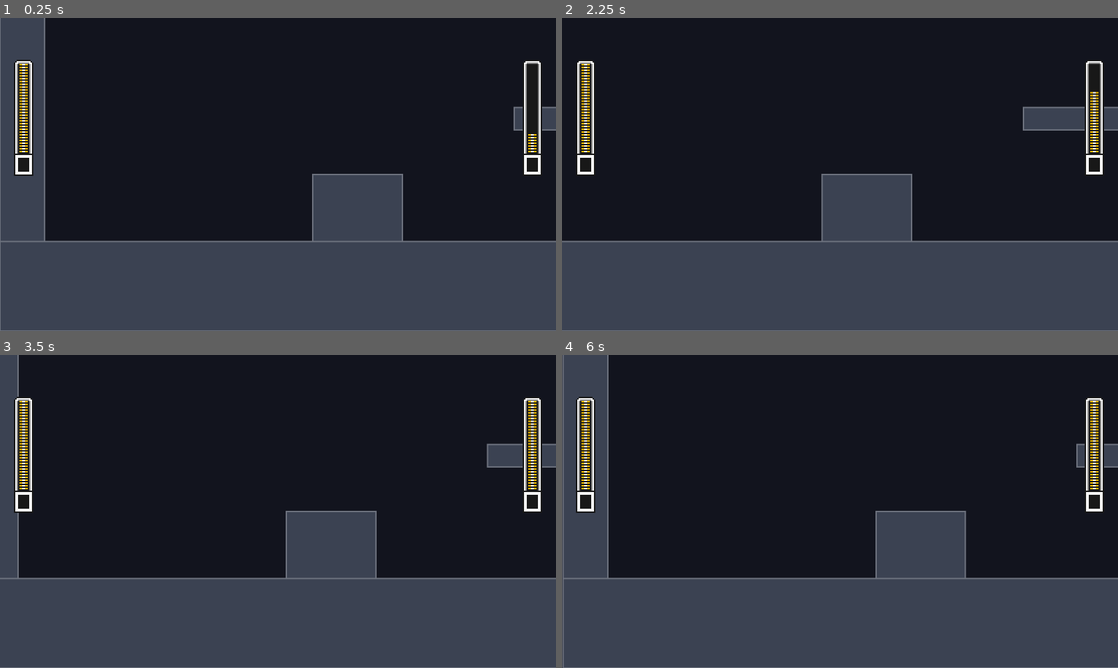
Above: before the commit, frames 1-4 (two rows, left to right).
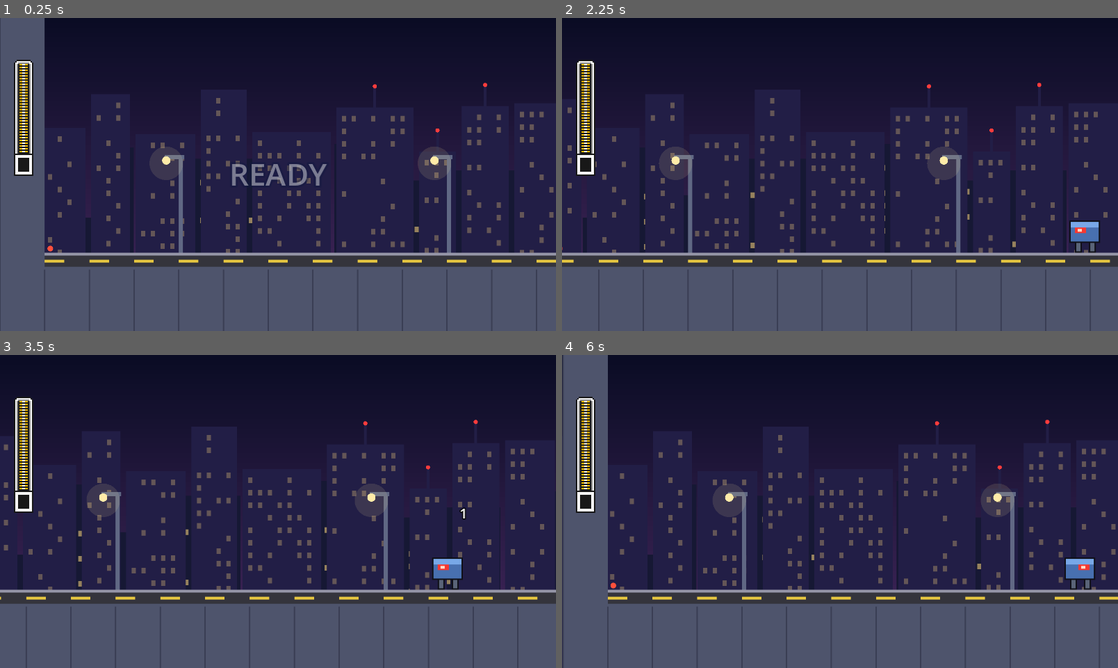
Above: after the commit, the same moments.

Repository: raphaelgiovanini/mmx-godot4
Game: Godot game, scene res://scenes/stages/highway.tscn
Same seed, same stepped clock (60 frames per second), same inputs: the game is played once before the commit and once after it. Before the commit the project starts from res://scenes/stages/test_room.tscn.
Inputs (mouse positions are in pixels of both pictures, inside the frame that each line leads up to):
- Up to frame 1 (0.25 s): no input
- Up to frame 2 (2.25 s): tap Enter at 0.5, 2 s; move the mouse to (962, 158) at 0.52 s; hold Right (right) 0.53-1.28 s; hold A (dash) 0.53-1.28 s; click (962, 158) at 0.67 s; tap S (jump) at 0.77, 1.07, 1.52, 1.82 s; tap Space at 1.25 s; move the mouse to (728, 190) at 1.27 s; hold Down (down) 1.28-2.03 s; tap B (buster_next) at 1.35 s; tap A (dash) at 1.55 s; move the mouse to (895, 105) at 2.02 s; hold Right (right) from 2.03 s (still down); hold A (dash) from 2.03 s (still down)
- Up to frame 3 (3.5 s): move the mouse to (250, 574) at 2.77 s; release Right (right) at 2.78 s; release A (dash) at 2.78 s; hold F2 (pace_up) from 2.78 s (still down); tap D (fire) at 2.85 s; click (250, 574) at 2.92 s; tap S (jump) at 3.02, 3.32 s; tap A (dash) at 3.05 s
- Up to frame 4 (6 s): move the mouse to (1006, 558) at 3.52 s; release F2 (pace_up) at 3.53 s; hold A (dash) 3.53-4.28 s; hold Left (left) 3.53-5.03 s; tap 3 (part_arms) at 3.6 s; tap S (jump) at 3.77, 4.07, 4.52, 4.82 s; tap Escape (pause) at 4.15 s; move the mouse to (673, 464) at 4.27 s; tap 2 (part_body) at 4.35 s; tap A (dash) at 4.55 s; tap Space at 5 s; move the mouse to (867, 511) at 5.02 s; hold Down (down) 5.03-5.78 s; hold A (dash) 5.03-5.78 s; tap 1 (part_head) at 5.1 s; click (867, 511) at 5.17 s; tap Enter at 5.75 s; move the mouse to (756, 433) at 5.77 s; hold Right (right) from 5.78 s (still down); tap 4 (part_legs) at 5.85 s

The runs differ from the first frame. In frame 1, 67% of the frame differs, in the area x 0-100%, y 0-100%; in frame 2, 65%; in frame 3, 66%; in frame 4, 67%.

Commit message:
Fase 1: Central Highway com inimigos, checkpoint e arena do Chill Penguin
Co-Authored-By: Claude Opus 5.5 <noreply@anthropic.com>

Diff:
--- a/project.godot
+++ b/project.godot
@@ -4,7 +4,7 @@
 [application]
 
 config/name="Mega Man X + X2 (Godot 4)"
-run/main_scene="res://scenes/stages/test_room.tscn"
+run/main_scene="res://scenes/stages/highway.tscn"
 config/features=PackedStringArray("4.7", "GL Compatibility")
 
 [display]
--- /dev/null
+++ b/scenes/stages/highway.tscn
@@ -0,0 +1,50 @@
+[gd_scene load_steps=8 format=3]
+
+[ext_resource type="Script" path="res://scripts/stage/highway.gd" id="1"]
+[ext_resource type="PackedScene" path="res://scenes/player/player.tscn" id="2"]
+[ext_resource type="Script" path="res://scripts/hud.gd" id="3"]
+[ext_resource type="Script" path="res://scripts/player/dash_fx.gd" id="4"]
+[ext_resource type="Script" path="res://scripts/ui/pause_menu.gd" id="5"]
+[ext_resource type="Script" path="res://scripts/ui/hud_bars.gd" id="6"]
+[ext_resource type="Script" path="res://scripts/stage/music.gd" id="9"]
+
+[node name="Highway" type="Node2D"]
+
+[node name="Music" type="AudioStreamPlayer" parent="."]
+script = ExtResource("9")
+intro = "res://assets/music/stage_intro.ogg"
+loop = "res://assets/music/stage_loop.ogg"
+
+[node name="Stage" type="Node2D" parent="."]
+script = ExtResource("1")
+blocks = Array[Rect2]([Rect2(-32, -200, 32, 456), Rect2(0, 176, 620, 80), Rect2(676, 176, 644, 80), Rect2(860, 152, 56, 24), Rect2(1100, 136, 72, 40), Rect2(1408, 176, 672, 80), Rect2(1640, 128, 96, 12), Rect2(1790, 84, 80, 12), Rect2(1900, 104, 24, 72), Rect2(2080, 208, 320, 48), Rect2(2400, 176, 998, 80), Rect2(2600, 152, 64, 24), Rect2(3398, -200, 32, 456)])
+
+[node name="Player" parent="." instance=ExtResource("2")]
+position = Vector2(48, 176)
+
+[node name="Camera" type="Camera2D" parent="Player"]
+position = Vector2(0, -24)
+limit_left = -32
+limit_top = -200
+limit_right = 3398
+limit_bottom = 232
+position_smoothing_enabled = false
+
+[node name="DashFX" type="Node2D" parent="Player"]
+script = ExtResource("4")
+camera_path = NodePath("../Camera")
+
+[node name="HUD" type="CanvasLayer" parent="."]
+script = ExtResource("3")
+player_path = NodePath("../Player")
+
+[node name="Health" type="Control" parent="HUD"]
+script = ExtResource("6")
+
+[node name="BossBar" type="Control" parent="HUD"]
+script = ExtResource("6")
+boss_mode = true
+
+[node name="PauseMenu" type="CanvasLayer" parent="."]
+script = ExtResource("5")
+player_path = NodePath("../Player")
--- a/scripts/enemies/boss.gd
+++ b/scripts/enemies/boss.gd
@@ -6,9 +6,9 @@
 ## Ao zerar: explosão e volta com a vida cheia depois de um tempo.
 
 signal hp_changed(hp: int, max_hp: int)
+signal defeated
 
 const ROOT := "res://assets/bosses/"
-const INVULN_FRAMES := 30   # placeholder; o X1 controla isso em bossHitDetectLoop (84:9B58)
 const RESPAWN_S := 2.5
 
 @export var boss_id := "chill_penguin"
@@ -16,6 +16,9 @@
 @export var emblem := "C"
 @export var color := Color("7fd0ff")
 @export var max_hp := 32
+@export var invuln_frames := 30   # placeholder; o X1 controla isso em bossHitDetectLoop (84:9B58)
+## Sala de teste: volta com a vida cheia. Na fase: morre de vez e emite defeated.
+@export var respawn := true
 ## Dano por arma: linha do chefe na tabela 86:EF37 do X1 (colunas ausentes = 1). Ver Projectile.weapon_col
 ## e Weapons.LIST "col". Chill Penguin: Fire Wave (0A) 3, carregado (13) 4; Chameleon Sting carregado (11) 0.
 @export var damage := {0: 1, 1: 2, 2: 3, 3: 3, 4: 32, 5: 2, 6: 2, 10: 3, 16: 2, 17: 0, 18: 2, 19: 4, 20: 2, 21: 2, 22: 2, 23: 2}
@@ -47,8 +50,8 @@
 func _physics_process(_delta: float) -> void:
 	_invuln = maxi(_invuln - 1, 0)
 	# Clarão branco nos primeiros frames do acerto (modulate acima de 1 clareia o sprite).
-	_sprite.modulate = Color(4, 4, 4) if _invuln > INVULN_FRAMES - 4 else Color.WHITE
-	_sprite.visible = hp > 0 and (_invuln == 0 or (_invuln / 2) % 2 == 0 or _invuln > INVULN_FRAMES - 4)
+	_sprite.modulate = Color(4, 4, 4) if _invuln > invuln_frames - 4 else Color.WHITE
+	_sprite.visible = hp > 0 and (_invuln == 0 or (_invuln / 2) % 2 == 0 or _invuln > invuln_frames - 4)
 
 
 ## Chamado pelo tiro. Devolve true se o tiro deve sumir (acertou).
@@ -59,7 +62,7 @@
 		return true
 	var dmg := maxi(0, roundi(damage.get(weapon_col, 1) * multiplier))
 	hp = maxi(hp - dmg, 0)
-	_invuln = INVULN_FRAMES
+	_invuln = invuln_frames
 	_popup(str(dmg), Color(1, 0.95, 0.5) if dmg >= 3 else Color.WHITE)
 	hp_changed.emit(hp, max_hp)
 	if hp == 0:
@@ -101,6 +104,9 @@
 		get_parent().add_child(burst)
 		get_tree().create_timer(i * 0.08).timeout.connect(func(): burst.emitting = true)
 		burst.finished.connect(burst.queue_free)
+	if not respawn:
+		defeated.emit()
+		return
 	get_tree().create_timer(RESPAWN_S).timeout.connect(func():
 		hp = max_hp
 		hp_changed.emit(hp, max_hp))
--- /dev/null
+++ b/scripts/enemies/enemy.gd
@@ -0,0 +1,153 @@
+class_name Enemy
+extends Boss
+## Inimigo comum da fase. Herda de Boss para que tiros, sabre e Giga Crush já o acertem (todos testam
+## `is Boss` e o grupo "boss"); a barra de chefe ignora Enemy. Desenhado em código, sem sprites.
+## Não bloqueia o jogador: encostar tira vida. Só age perto do jogador (fora da tela fica parado).
+##   WALKER  anda de um lado para o outro dentro de `patrol`
+##   FLYER   paira e mergulha no jogador quando ele chega perto
+##   TURRET  parado, atira bolas de energia na direção do jogador
+
+enum Kind { WALKER, FLYER, TURRET }
+
+const WAKE := 230.0
+const SIZE := {Kind.WALKER: Vector2(22, 22), Kind.FLYER: Vector2(18, 12), Kind.TURRET: Vector2(22, 16)}
+const HP := {Kind.WALKER: 4, Kind.FLYER: 2, Kind.TURRET: 6}
+const OUTLINE := Color8(16, 16, 24)
+
+@export var kind := Kind.WALKER
+@export var patrol := 64.0
+@export var contact := 2
+
+var _player: Player
+var _origin := Vector2.ZERO
+var _dir := -1
+var _t := 0
+var _dive := 0     # flyer: frames restantes do mergulho
+
+
+func _ready() -> void:
+	add_to_group(&"boss")
+	respawn = false
+	invuln_frames = 6
+	damage = {0: 1, 1: 2, 2: 4, 3: 4, 4: 8}
+	max_hp = HP[kind]
+	hp = max_hp
+	_origin = position
+	var shape := CollisionShape2D.new()
+	var box := RectangleShape2D.new()
+	box.size = SIZE[kind]
+	shape.shape = box
+	shape.position.y = -box.size.y / 2
+	add_child(shape)
+	defeated.connect(queue_free)
+
+
+func _physics_process(_delta: float) -> void:
+	if _player == null:
+		_player = get_tree().get_first_node_in_group(&"player")
+		if _player == null:
+			return
+		_player.add_collision_exception_with(self)
+	_t += 1
+	_invuln = maxi(_invuln - 1, 0)
+	modulate = Color(4, 4, 4) if _invuln > invuln_frames - 3 else Color.WHITE
+	if hp <= 0 or global_position.distance_to(_player.global_position) > WAKE:
+		queue_redraw()
+		return
+	match kind:
+		Kind.WALKER:
+			position.x += _dir * 0.75
+			if absf(position.x - _origin.x) > patrol:
+				position.x = _origin.x + signf(position.x - _origin.x) * patrol
+				_dir = -_dir
+		Kind.FLYER:
+			var to_player := _player.global_position + Vector2(0, -18) - global_position
+			if _dive == 0 and absf(to_player.x) < 110 and _t % 150 == 0:
+				_dive = 70
+			if _dive > 0:
+				_dive -= 1
+				position += to_player.limit_length(1.6)
+			else:
+				position = position.move_toward(_origin + Vector2(0, sin(_t * 0.06) * 10), 1.0)
+		Kind.TURRET:
+			if _t % 110 == 0:
+				var shot := EnemyShot.new()
+				shot.position = position + Vector2(0, -12)
+				shot.velocity = (_player.global_position + Vector2(0, -16) - global_position).normalized() * 2.0
+				get_parent().add_child(shot)
+	if _hurtbox().intersects(_player_box()):
+		_player.take_damage(contact)
+	queue_redraw()
+
+
+func _hurtbox() -> Rect2:
+	var s: Vector2 = SIZE[kind]
+	return Rect2(global_position - Vector2(s.x / 2, s.y), s)
+
+
+func _player_box() -> Rect2:
+	return Rect2(_player.global_position - Vector2(7, 30), Vector2(14, 30))
+
+
+func _draw() -> void:
+	var step := (_t / 8) % 2
+	match kind:
+		Kind.WALKER:
+			# Mecha de patrulha: corpo azul-aço, visor vermelho e pernas alternando.
+			var face := float(_dir)
+			for leg in [-6, 4]:
+				var lift := 2 if (step == 0) == (leg < 0) else 0
+				draw_rect(Rect2(leg - 1, -8 - lift, 5, 8 + lift), OUTLINE)
+				draw_rect(Rect2(leg, -8 - lift, 3, 7 + lift), Color8(90, 100, 120))
+			draw_rect(Rect2(-11, -23, 22, 16), OUTLINE)
+			draw_rect(Rect2(-10, -22, 20, 14), Color8(72, 112, 176))
+			draw_rect(Rect2(-10, -22, 20, 4), Color8(120, 168, 232))
+			draw_rect(Rect2(face * 3 - 4, -18, 8, 4), Color8(248, 56, 48))
+			draw_rect(Rect2(face * 3 - 2, -17, 3, 2), Color8(255, 220, 200))
+		Kind.FLYER:
+			# Drone-morcego: corpo roxo, asas batendo, olho amarelo.
+			var flap := -6.0 if step == 0 else 2.0
+			for side in [-1, 1]:
+				draw_colored_polygon(PackedVector2Array([Vector2(side * 4, -8), Vector2(side * 14, -8 + flap), Vector2(side * 10, -2)]), Color8(150, 90, 200))
+			draw_circle(Vector2(0, -6), 7, OUTLINE)
+			draw_circle(Vector2(0, -6), 6, Color8(110, 60, 160))
+			draw_circle(Vector2(0, -7), 2.5, Color8(255, 230, 80))
+		Kind.TURRET:
+			# Canhão de cúpula: base cinza, cano mirando o jogador.
+			var aim := Vector2.LEFT
+			if _player:
+				aim = (_player.global_position + Vector2(0, -16) - (global_position + Vector2(0, -10))).normalized()
+			draw_line(Vector2(0, -10), Vector2(0, -10) + aim * 13, OUTLINE, 6)
+			draw_line(Vector2(0, -10), Vector2(0, -10) + aim * 12, Color8(160, 160, 176), 4)
+			draw_circle(Vector2(0, -8), 8, OUTLINE)
+			draw_circle(Vector2(0, -8), 7, Color8(200, 120, 40))
+			draw_rect(Rect2(-11, -5, 22, 5), OUTLINE)
+			draw_rect(Rect2(-10, -4, 20, 4), Color8(110, 110, 124))
+			var glow := 0.5 + 0.5 * sin(_t * 0.15)
+			draw_circle(Vector2(0, -9), 2.5, Color(1, 0.3 + glow * 0.5, 0.2))
+
+
+## Bola de energia do TURRET: some na parede ou depois de 3 s; tira 2 de vida.
+class EnemyShot extends Node2D:
+	var velocity := Vector2.ZERO
+	var _life := 180
+
+	func _physics_process(_delta: float) -> void:
+		position += velocity
+		_life -= 1
+		var q := PhysicsPointQueryParameters2D.new()
+		q.position = global_position
+		var hits := get_world_2d().direct_space_state.intersect_point(q)
+		var wall := hits.any(func(h): return h.collider is StaticBody2D and not h.collider is Boss)
+		var player: Player = get_tree().get_first_node_in_group(&"player")
+		if player and Rect2(player.global_position - Vector2(7, 30), Vector2(14, 30)).has_point(global_position):
+			player.take_damage(2)
+			wall = true
+		if wall or _life <= 0:
+			queue_free()
+		queue_redraw()
+
+	func _draw() -> void:
+		draw_circle(Vector2.ZERO, 5, Color(1, 0.5, 0.1, 0.35))
+		draw_circle(Vector2.ZERO, 3, Color(1, 0.75, 0.3))
+		draw_circle(Vector2.ZERO, 1.5, Color.WHITE)
--- a/scripts/hud.gd
+++ b/scripts/hud.gd
@@ -7,8 +7,6 @@
 func _ready() -> void:
 	var player: Player = get_node(player_path)
 	$Health.player = player
-	var boss := get_tree().get_first_node_in_group(&"boss")
-	$BossBar.boss = boss
 	var menu := preload("res://scripts/ui/weapon_menu.gd").new()
 	menu.player = player
 	add_child(menu)
--- a/scripts/player/player.gd
+++ b/scripts/player/player.gd
@@ -5,6 +5,7 @@
 ## O visual é um nó filho trocável ("Visual") com show_state(pose, facing): sprite hoje, 2.5D depois.
 
 signal character_changed(character: Dictionary)
+signal died
 
 enum State { IDLE, WALK, AIR, DASH, WALL_SLIDE }
 
@@ -114,6 +115,7 @@
 
 
 func _ready() -> void:
+	add_to_group(&"player")
 	spawn_point = global_position
 	add_child(charge_fx)
 	set_character(character_id)
@@ -165,12 +167,17 @@
 	hp[id] = maxi(0, hp.get(id, max_hp()) - _reduced(amount))
 	invuln = INVULN_FRAMES
 	if hp[id] == 0:
-		# ponytail: sem animação de morte; volta ao início com a barra cheia.
-		hp[id] = max_hp()
-		shield = Shield.NONE
-		global_position = spawn_point
-		vx = 0.0
-		vy = 0.0
+		die()
+
+
+## ponytail: sem animação de morte; volta ao checkpoint (spawn_point) com a barra cheia.
+func die() -> void:
+	hp[health_id()] = max_hp()
+	shield = Shield.NONE
+	global_position = spawn_point
+	vx = 0.0
+	vy = 0.0
+	died.emit()
 
 
 ## Dano depois da armadura, como cada jogo faz na ROM (X1 84:9D41 arredonda para cima pelo stat).
--- /dev/null
+++ b/scripts/stage/highway.gd
@@ -0,0 +1,253 @@
+extends "res://scripts/stage/block_room.gd"
+## Fase 1: Central Highway (X1), refeita. Rodovia elevada à noite sobre a cidade, com buracos,
+## carros batidos, vigas e inimigos; termina numa arena fechada com o Chill Penguin.
+## Blocos com o fundo em DECK_BOTTOM são pista; os outros são carros e vigas.
+## Sem tiles por enquanto: tudo desenhado em código, colisão pela lista `blocks` (block_room.gd).
+
+const DECK_BOTTOM := 256.0
+const PIT_Y := 280.0             # abaixo disso: caiu no buraco
+const CHECKPOINT_X := 1420.0
+const GATE_X := 2984.0           # porta da arena
+const ARENA := Vector2(3000, 3398)
+const BOSS_AT := Vector2(3300, 176)
+const MUSIC := "res://assets/music/"
+
+## [tipo, x, y, patrulha]; tipo: Enemy.Kind
+const ENEMIES := [
+	[0, 380, 176, 60], [1, 560, 120, 0], [0, 800, 176, 50], [1, 980, 110, 0], [2, 1136, 136, 0],
+	[0, 1260, 176, 40], [2, 1520, 176, 0], [1, 1700, 60, 0], [0, 2010, 176, 40], [1, 2200, 140, 0],
+	[0, 2260, 208, 90], [2, 2520, 176, 0], [1, 2680, 120, 0], [0, 2840, 176, 70],
+]
+
+@onready var player: Player = $"../Player"
+@onready var camera: Camera2D = $"../Player/Camera"
+@onready var music: AudioStreamPlayer = $"../Music"
+var _checkpoint := false
+var _arena := false
+var _t := 0
+
+
+func _ready() -> void:
+	super()
+	for e in ENEMIES:
+		var en := Enemy.new()
+		en.kind = e[0]
+		en.position = Vector2(e[1], e[2])
+		en.patrol = e[3]
+		get_parent().add_child.call_deferred(en)
+	_build_background()
+	_banner("READY", 1.6)
+
+
+func _physics_process(_delta: float) -> void:
+	_t += 1
+	if player.global_position.y > PIT_Y:
+		player.die()
+	if not _checkpoint and player.global_position.x > CHECKPOINT_X:
+		_checkpoint = true
+		player.spawn_point = Vector2(CHECKPOINT_X, 176)
+		_banner("CHECKPOINT", 1.0)
+	if not _arena and player.global_position.x > ARENA.x + 24:
+		_enter_arena()
+	if _t % 4 == 0:
+		queue_redraw()   # luzes piscando
+
+
+## Fecha a porta atrás do jogador, prende a câmera na arena e chama o chefe.
+func _enter_arena() -> void:
+	_arena = true
+	var door := Rect2(GATE_X, 96, 16, 80)
+	blocks.append(door)
+	var body := StaticBody2D.new()
+	var shape := CollisionShape2D.new()
+	var box := RectangleShape2D.new()
+	box.size = door.size
+	shape.shape = box
+	shape.position = door.get_center()
+	body.add_child(shape)
+	add_child(body)
+	camera.limit_left = int(ARENA.x)
+	camera.limit_right = int(ARENA.y)
+	player.spawn_point = Vector2(ARENA.x + 40, 176)
+	var boss := Boss.new()
+	boss.respawn = false
+	boss.position = BOSS_AT
+	boss.defeated.connect(_stage_clear)
+	get_parent().add_child(boss)
+	music.play_track(MUSIC + "boss_intro.ogg", MUSIC + "boss_loop.ogg")
+	_banner("WARNING", 1.6, Color8(248, 56, 48))
+
+
+func _stage_clear() -> void:
+	music.play_track(MUSIC + "stage_clear.ogg", "")
+	_banner("STAGE CLEAR", 0.0)
+
+
+## Texto grande no meio da tela; some depois de `secs` (0 = fica).
+func _banner(text: String, secs: float, color := Color8(248, 248, 248)) -> void:
+	var layer := CanvasLayer.new()
+	var l := Label.new()
+	l.text = text
+	l.add_theme_font_size_override("font_size", 22)
+	l.add_theme_color_override("font_color", color)
+	l.add_theme_color_override("font_outline_color", Color8(16, 24, 64))
+	l.add_theme_constant_override("outline_size", 6)
+	l.set_anchors_preset(Control.PRESET_FULL_RECT)
+	l.horizontal_alignment = HORIZONTAL_ALIGNMENT_CENTER
+	l.vertical_alignment = VERTICAL_ALIGNMENT_CENTER
+	layer.add_child(l)
+	add_child(layer)
+	var tw := l.create_tween().set_loops(int(secs / 0.4) if secs > 0 else 0)
+	tw.tween_property(l, "modulate:a", 0.25, 0.2)
+	tw.tween_property(l, "modulate:a", 1.0, 0.2)
+	if secs > 0:
+		get_tree().create_timer(secs).timeout.connect(layer.queue_free)
+
+
+func _draw() -> void:
+	var lamp_on := (_t / 20) % 2 == 0
+	for r in blocks:
+		if r.end.y >= DECK_BOTTOM:
+			_deck(r, lamp_on)
+		elif r.size.x <= 24 or r.size.y > r.size.x:
+			_barrier(r)
+		elif r.size.y >= 24:
+			_car(r)
+		else:
+			_girder(r)
+
+
+func _deck(r: Rect2, lamp_on: bool) -> void:
+	# Pilares por baixo, até sumir no escuro.
+	var px := ceilf(r.position.x / 160.0) * 160.0 + 40.0
+	while px + 28 < r.end.x:
+		draw_rect(Rect2(px, r.end.y - 40, 28, 220), Color8(44, 48, 68))
+		draw_rect(Rect2(px + 3, r.end.y - 40, 6, 220), Color8(64, 70, 96))
+		px += 160.0
+	# Laje de concreto.
+	draw_rect(Rect2(r.position.x, r.position.y + 10, r.size.x, r.size.y - 10), Color8(78, 84, 108))
+	var panel := r.position.x
+	while panel < r.end.x:
+		draw_line(Vector2(panel, r.position.y + 12), Vector2(panel, r.end.y), Color8(58, 62, 84), 1)
+		panel += 32.0
+	draw_rect(Rect2(r.position.x, r.end.y - 6, r.size.x, 6), Color8(50, 54, 74))
+	# Asfalto com faixa amarela tracejada.
+	draw_rect(Rect2(r.position.x, r.position.y, r.size.x, 10), Color8(52, 52, 60))
+	draw_rect(Rect2(r.position.x, r.position.y, r.size.x, 2), Color8(150, 150, 168))
+	var dash := ceilf(r.position.x / 32.0) * 32.0
+	while dash + 14 < r.end.x:
+		draw_rect(Rect2(dash, r.position.y + 5, 14, 2), Color8(232, 200, 64))
+		dash += 32.0
+	# Postes de luz atrás da pista.
+	var lx := ceilf(r.position.x / 192.0) * 192.0 + 96.0
+	while lx < r.end.x - 8:
+		var top := r.position.y - 70
+		draw_rect(Rect2(lx, top, 3, 70), Color8(96, 104, 132))
+		draw_rect(Rect2(lx - 10, top, 14, 3), Color8(96, 104, 132))
+		draw_circle(Vector2(lx - 9, top + 4), 3, Color8(255, 236, 170))
+		draw_circle(Vector2(lx - 9, top + 6), 12, Color(1, 0.9, 0.6, 0.12))
+		lx += 192.0
+	# Borda cortada nos buracos, com ferragem aparente.
+	for edge in [r.position.x, r.end.x]:
+		if edge > 0 and edge < ARENA.y:
+			for i in 4:
+				draw_line(Vector2(edge, r.position.y + 14 + i * 9), Vector2(edge + (5 if edge == r.end.x else -5), r.position.y + 18 + i * 9), Color8(150, 90, 60), 1)
+	# Luz de alerta nas pontas dos buracos.
+	if lamp_on:
+		for edge in [r.position.x + 4, r.end.x - 4]:
+			draw_circle(Vector2(edge, r.position.y - 3), 2, Color8(255, 80, 60))
+
+
+func _car(r: Rect2) -> void:
+	# Carro/caminhão batido: lataria, janela, rodas.
+	draw_rect(r.grow(1), Color8(16, 16, 24))
+	draw_rect(r, Color8(176, 52, 60))
+	draw_rect(Rect2(r.position.x, r.position.y, r.size.x, 4), Color8(222, 98, 96))
+	draw_rect(Rect2(r.position.x + 6, r.position.y + 6, r.size.x * 0.4, 8), Color8(120, 170, 220))
+	draw_line(r.position + Vector2(8, 7), r.position + Vector2(14, 13), Color8(220, 240, 255), 1)
+	for wx in [r.position.x + 10, r.end.x - 10]:
+		draw_circle(Vector2(wx, r.end.y - 1), 6, Color8(16, 16, 24))
+		draw_circle(Vector2(wx, r.end.y - 1), 3, Color8(120, 120, 130))
+
+
+func _girder(r: Rect2) -> void:
+	# Viga de aço com treliça.
+	draw_rect(r.grow(1), Color8(16, 16, 24))
+	draw_rect(r, Color8(200, 120, 40))
+	draw_rect(Rect2(r.position.x, r.position.y, r.size.x, 2), Color8(248, 176, 80))
+	var x := r.position.x
+	while x + 8 <= r.end.x:
+		draw_line(Vector2(x, r.end.y - 1), Vector2(x + 8, r.position.y + 2), Color8(130, 70, 24), 1)
+		x += 8.0
+
+
+func _barrier(r: Rect2) -> void:
+	# Barreira/porta: listras de alerta.
+	draw_rect(r.grow(1), Color8(16, 16, 24))
+	draw_rect(r, Color8(90, 96, 120))
+	var y := r.position.y
+	var i := 0
+	while y < r.end.y:
+		draw_rect(Rect2(r.position.x + 2, y, r.size.x - 4, 6), Color8(232, 200, 64) if i % 2 == 0 else Color8(24, 24, 32))
+		y += 6.0
+		i += 1
+
+
+## Céu e cidade ao fundo em camadas de parallax (mais longe = anda mais devagar).
+func _build_background() -> void:
+	var sky := CanvasLayer.new()
+	sky.layer = -10
+	var grad := TextureRect.new()
+	var g := GradientTexture2D.new()
+	g.fill_to = Vector2(0, 1)
+	g.gradient = Gradient.new()
+	g.gradient.set_color(0, Color8(10, 12, 36))
+	g.gradient.set_color(1, Color8(70, 40, 96))
+	grad.texture = g
+	grad.stretch_mode = TextureRect.STRETCH_SCALE
+	grad.set_anchors_preset(Control.PRESET_FULL_RECT)
+	sky.add_child(grad)
+	get_parent().add_child.call_deferred(sky)
+	get_parent().add_child.call_deferred(_city(0.15, 1, Color8(34, 30, 70), 120.0, 3))
+	get_parent().add_child.call_deferred(_city(0.4, 2, Color8(22, 24, 52), 80.0, 7))
+
+
+func _city(scroll: float, seed_: int, color: Color, base_h: float, z: int) -> Parallax2D:
+	var p := Parallax2D.new()
+	p.scroll_scale = Vector2(scroll, scroll * 0.3)
+	p.z_index = -z
+	var city := City.new()
+	city.seed_ = seed_
+	city.color = color
+	city.base_h = base_h
+	p.add_child(city)
+	return p
+
+
+class City extends Node2D:
+	var seed_ := 0
+	var color := Color.BLACK
+	var base_h := 100.0
+
+	func _draw() -> void:
+		var rng := RandomNumberGenerator.new()
+		rng.seed = seed_
+		var x := -200.0
+		while x < 2400.0:
+			var w := rng.randf_range(28, 64)
+			var h := base_h + rng.randf_range(0, 90)
+			var top := 230.0 - h
+			draw_rect(Rect2(x, top, w - 4, 400), color)
+			# Janelas acesas.
+			var wy := top + 6
+			while wy < 230:
+				var wx := x + 4
+				while wx < x + w - 10:
+					if rng.randf() < 0.35:
+						draw_rect(Rect2(wx, wy, 3, 4), Color(1, 0.85, 0.5, 0.55 if seed_ == 2 else 0.3))
+					wx += 7
+				wy += 9
+			if rng.randf() < 0.3:
+				draw_rect(Rect2(x + w / 2 - 3, top - 14, 2, 14), color)
+				draw_circle(Vector2(x + w / 2 - 2, top - 15), 1.5, Color8(255, 60, 60))
+			x += w
--- a/scripts/stage/music.gd
+++ b/scripts/stage/music.gd
@@ -9,6 +9,15 @@
 func _ready() -> void:
 	volume_db = -8.0
 	process_mode = Node.PROCESS_MODE_ALWAYS   # continua no menu de pausa, como nos originais
+	play_track(intro, loop)
+
+
+## Troca a música: toca `intro_path` uma vez e depois `loop_path` em loop (vazio = só a intro).
+func play_track(intro_path: String, loop_path: String) -> void:
+	intro = intro_path
+	loop = loop_path
+	if finished.is_connected(_play_loop):
+		finished.disconnect(_play_loop)
 	var first := _load(intro)
 	if first == null:
 		_play_loop()
--- a/scripts/ui/hud_bars.gd
+++ b/scripts/ui/hud_bars.gd
@@ -32,10 +32,20 @@
 
 func _process(delta: float) -> void:
 	if boss_mode:
+		if boss == null or not is_instance_valid(boss):
+			boss = _find_boss()
 		visible = boss != null
 		if boss:
 			_shown = minf(_shown + delta * 30.0, boss.hp) if _shown < boss.hp else float(boss.hp)
 	queue_redraw()
+
+
+## Primeiro chefe de verdade na cena (inimigos comuns também ficam no grupo "boss" para os tiros).
+func _find_boss() -> Boss:
+	for b in get_tree().get_nodes_in_group(&"boss"):
+		if not b is Enemy:
+			return b
+	return null
 
 
 func _draw() -> void:
--- /dev/null
+++ b/tests/stage_test.gd
@@ -0,0 +1,53 @@
+extends SceneTree
+## Fase 1 (highway): inimigos nascem e morrem com o buster, buraco volta ao checkpoint,
+## a arena fecha, chama o chefe e vencê-lo dá STAGE CLEAR.
+## Rodar: godot --headless --path . -s res://tests/stage_test.gd
+
+const Stage := preload("res://scenes/stages/highway.tscn")
+var failures := 0
+
+
+func _init() -> void:
+	_run.call_deferred()
+
+
+func _run() -> void:
+	var s := Stage.instantiate()
+	root.add_child(s)
+	var p: Player = s.get_node("Player")
+	await _frames(10)
+	var enemies := s.get_children().filter(func(n): return n is Enemy)
+	_ok(enemies.size() == 14, "14 inimigos na fase (%d)" % enemies.size())
+	var e: Enemy = enemies[0]
+	for i in 10:
+		e.hit(0, 1.0)
+		e._invuln = 0
+	await _frames(2)
+	_ok(not is_instance_valid(e), "inimigo morre com o buster")
+	p.global_position = Vector2(1500, 176)
+	await _frames(2)
+	p.global_position = Vector2(1460, 400)
+	await _frames(2)
+	_ok(p.global_position.distance_to(Vector2(1420, 176)) < 4, "buraco volta ao checkpoint")
+	p.global_position = Vector2(3060, 176)
+	await _frames(3)
+	var boss: Boss = s.get_children().filter(func(n): return n is Boss and not n is Enemy).front()
+	_ok(boss != null, "arena chama o chefe")
+	_ok(s.get_node("Player/Camera").limit_left == 3000, "câmera presa na arena")
+	boss.hit(-1, 99)
+	await _frames(2)
+	var clear := s.get_node("Stage").find_children("*", "Label", true, false).any(func(l): return l.text == "STAGE CLEAR")
+	_ok(clear, "chefe vencido dá STAGE CLEAR")
+	print("FALHAS: %d" % failures if failures else "OK: fase 1")
+	quit(1 if failures else 0)
+
+
+func _ok(cond: bool, what: String) -> void:
+	print(("  ok  " if cond else "  FALHA  ") + what)
+	if not cond:
+		failures += 1
+
+
+func _frames(n: int) -> void:
+	for i in n:
+		await physics_frame
Not shown, added: scripts/enemies/enemy.gd.uid
Not shown, added: scripts/stage/highway.gd.uid
